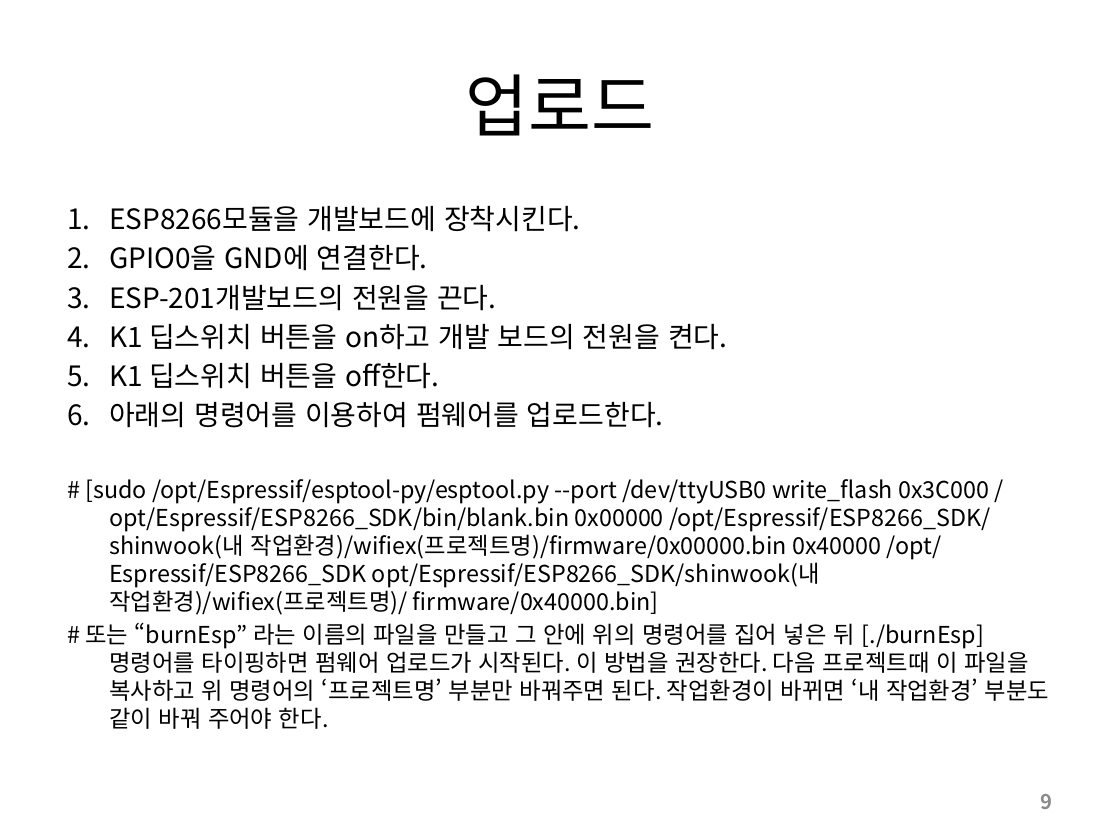
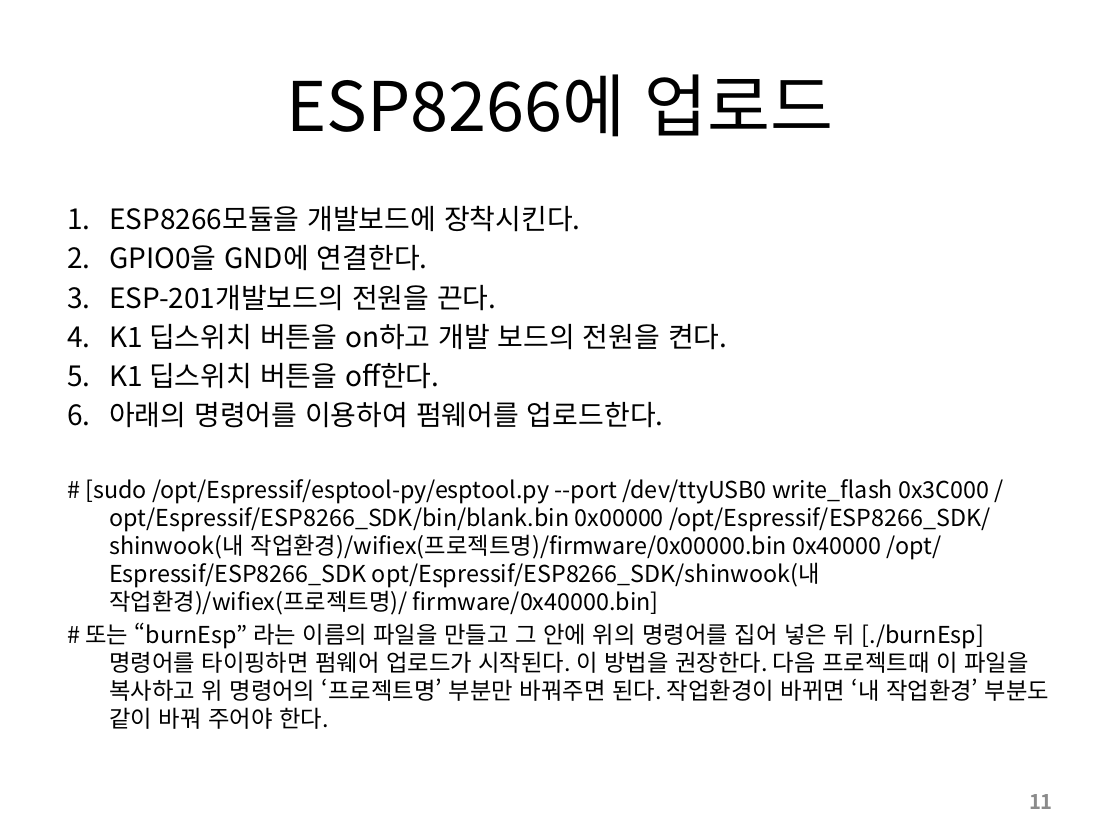
Before and after one commit to SleeperKKY/ESP8266, a slide deck: slide 11 of ESP8266 Direct Coding.pptx (slide 9 before the commit). Drawn at 1120x840 pixels with LibreOffice and Linux fonts; fonts in the diff are those of the drawing. Boxes give left, top, right and bottom in pixels: in the first picture for what was removed or moved away, otherwise in the second. Text is boxed around its words. In the diff, an @@ line names an element or a change of style, - is before the commit and + after.

```diff
--- a/ESP8266 Direct Coding.pptx
+++ b/ESP8266 Direct Coding.pptx
@@ title at [286,74,834,137]: text changed @@
-업로드
+ESP8266에 업로드
@@ page number at [1029,794,1053,809]: text changed @@
-9
+11
```
Also in this commit, not shown: 5 other slides changed, 2 slides added.
